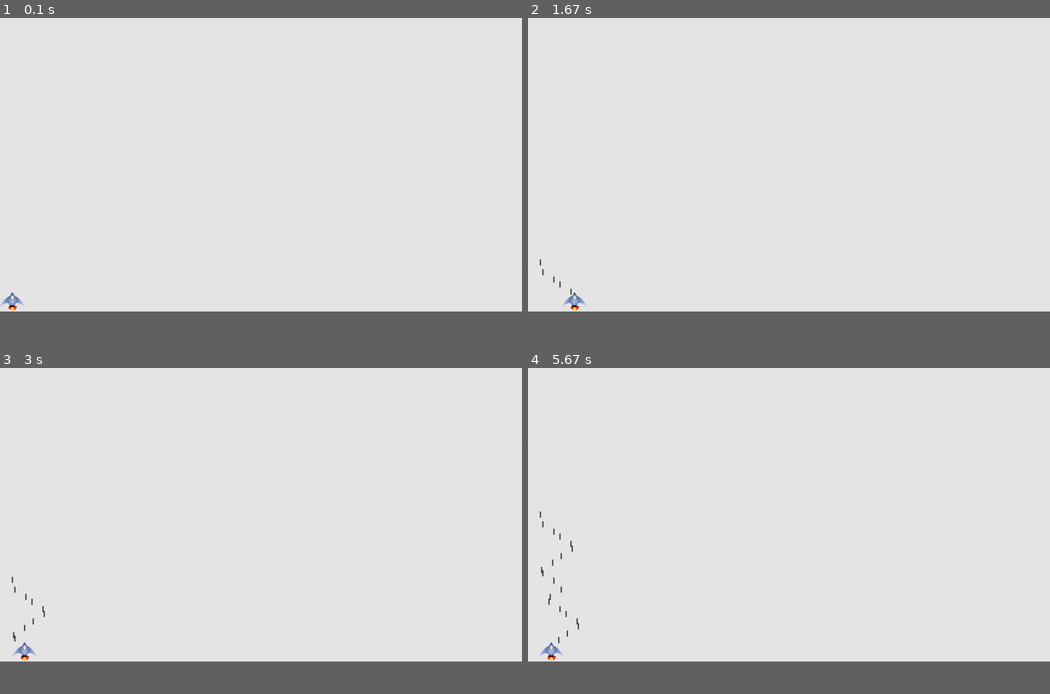
Above: before the commit, frames 1-4 (two rows, left to right).
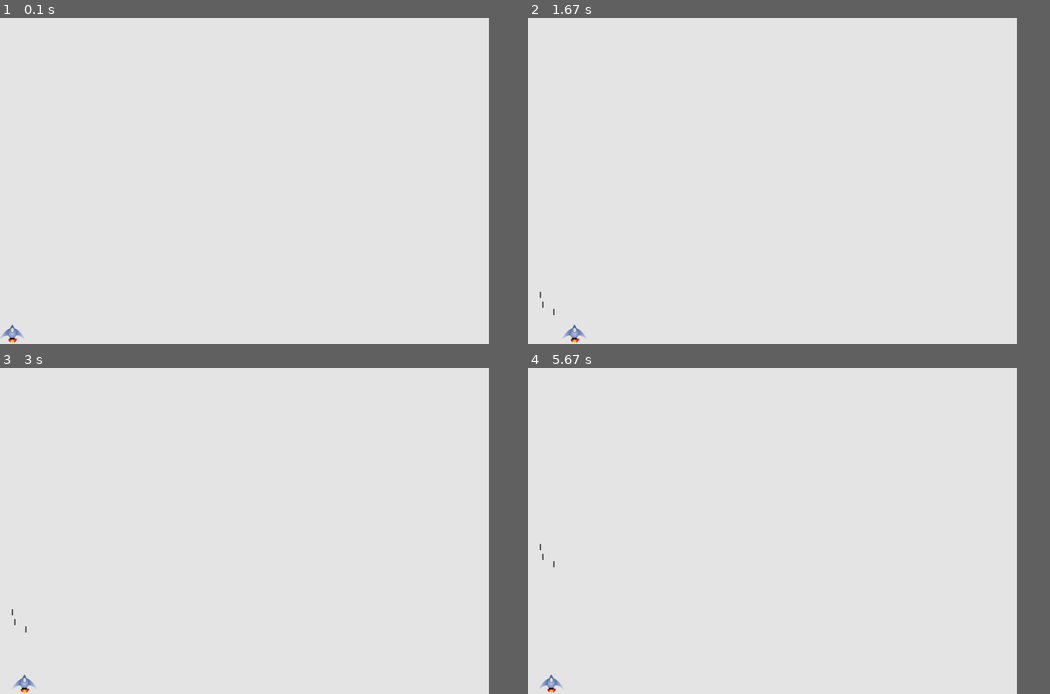
Above: after the commit, the same moments.

Repository: IgorZn/pyGame
Game: pygame game, started from alien_invasion.py
Same seed, same stepped clock (60 frames per second), same inputs: the game is played once before the commit and once after it.
Inputs:
- Up to frame 1 (0.1 s): no input
- Up to frame 2 (1.67 s): tap Space at 0.33, 0.73, 1.03, 1.23, 1.53 s; hold Right 0.67-1.13 s; hold Right 1.17-1.63 s
- Up to frame 3 (3 s): hold Left 1.67-2.2 s; tap Space at 1.73, 2.03, 2.3, 2.6, 2.73 s; hold Left 2.23-2.63 s; hold Right from 2.67 s (still down)
- Up to frame 4 (5.67 s): tap Space at 3.03, 3.4, 3.7, 3.9, 4.2, 4.4, 4.7, 4.9, 5.2, 5.47 s; release Right at 3.3 s; hold Left 3.33-3.8 s; hold Right 3.83-4.3 s; hold Right 4.33-4.8 s; hold Left 4.83-5.37 s; hold Left from 5.4 s (still down)
The window is 900x506 before the commit and 843x562 after it. Grey fills any space a smaller window leaves; there, only what the larger window draws over its background counts as a difference.

The runs differ from the first frame. In frame 1, 0.2% of the frame differs, in the area x 0-5%, y 83-100%; in frame 2, 0.3%; in frame 3, 0.3%; in frame 4, 0.4%, in the area x 2-10%, y 43-100%.

Commit message:
Глава 12 • Инопланетное вторжение Next: Создание метода _update_bullets()

Diff:
--- a/alien_invasion.py
+++ b/alien_invasion.py
@@ -6,10 +6,14 @@
 
 
 class AlienInvasion:
+
     def __init__(self):
         pygame.init()
         self.settings = Settings()
-        self.screen = pygame.display.set_mode((0, 0), pygame.FULLSCREEN)
+        self.screen = pygame.display.set_mode((
+            self.settings.screen_width,
+            self.settings.screen_height
+        ))
         self.settings.screen_width = self.screen.get_rect().width
         self.settings.screen_height = self.screen.get_rect().height
         pygame.display.set_caption('Alien Invasion')
@@ -80,8 +84,9 @@
         pygame.display.flip()
 
     def _fire_bullet(self):
-        new_bullet = Bullet(self)
-        self.bullets.add(new_bullet)
+        if len(self.bullets) < self.settings.bullets_allowed:
+            new_bullet = Bullet(self)
+            self.bullets.add(new_bullet)
 
 
 if __name__ == '__main__':
--- a/settings.py
+++ b/settings.py
@@ -10,3 +10,4 @@
         self.bullet_width = 3
         self.bullet_height = 15
         self.bullet_color = (60, 60, 60)
+        self.bullets_allowed = 3
